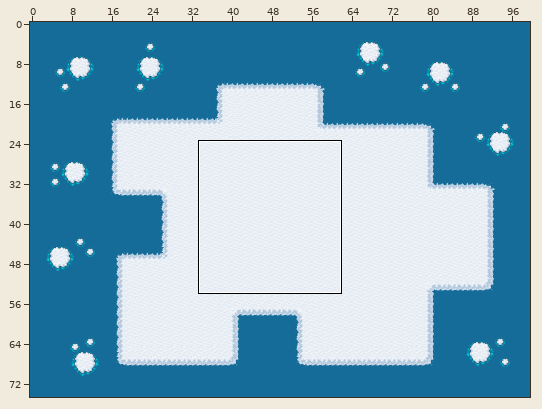
An edit to a level. Tiled map, app/core/assets/maps/Chapter4/chapter4-5.tmx. Above, an overview of the earlier version with the close-up marked.
Close-up. Before:
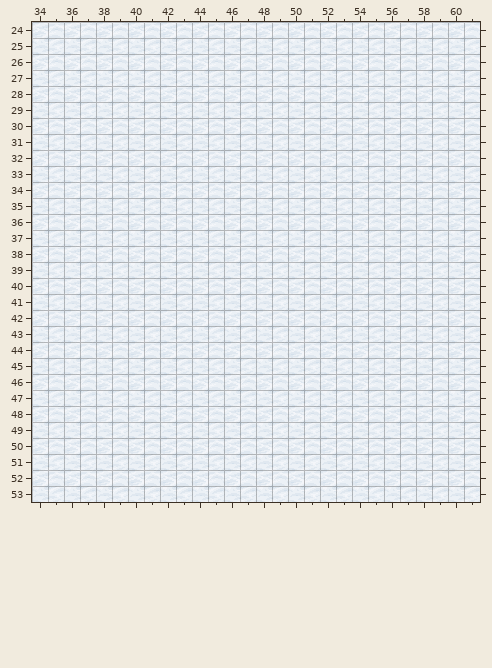
Cells are 16x16 px. Shown: x 34..61, y 24..53. The commit also changed other parts of the map, which this record leaves out.
The same view after the edit:
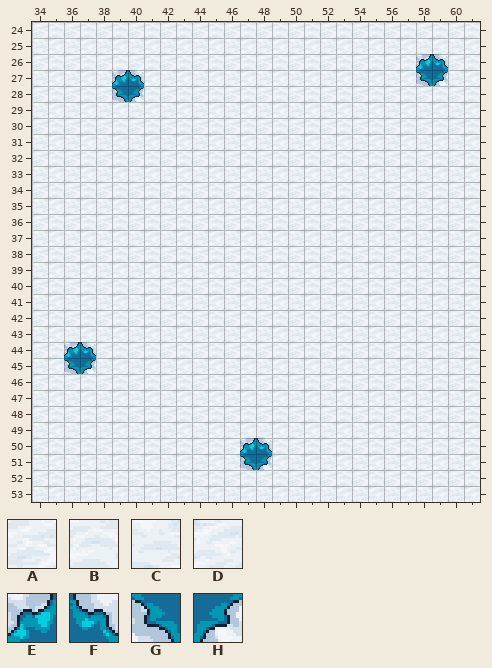
Key: from "terrain": A 1958, B 1959, C 2022, D 2023, E 2285, F 2286, G 2349, H 2350.
_ is an empty cell.
From old to new:
Layer "background":
Tile A becomes tile E in row 26 at x 58; in row 44 at x 36.
Tile B becomes tile E in row 50 at x 47.
Tile D becomes tile E in row 27 at x 39.
Tile A becomes tile F in row 50 at x 48.
Tile B becomes tile F in row 26 at x 59; in row 44 at x 37.
Tile C becomes tile F in row 27 at x 40.
Tile B becomes tile G in row 28 at x 39.
Tile C becomes tile G in row 27 at x 58; in row 45 at x 36.
Tile D becomes tile G in row 51 at x 47.
Tile A becomes tile H in row 28 at x 40.
Tile C becomes tile H in row 51 at x 48.
Tile D becomes tile H in row 27 at x 59; in row 45 at x 37.
Pixel boxes of the changes (left, top, right, bottom) in both close-ups:
changed: (416, 54, 448, 86)
changed: (112, 70, 144, 102)
changed: (64, 342, 96, 374)
changed: (240, 438, 272, 470)
